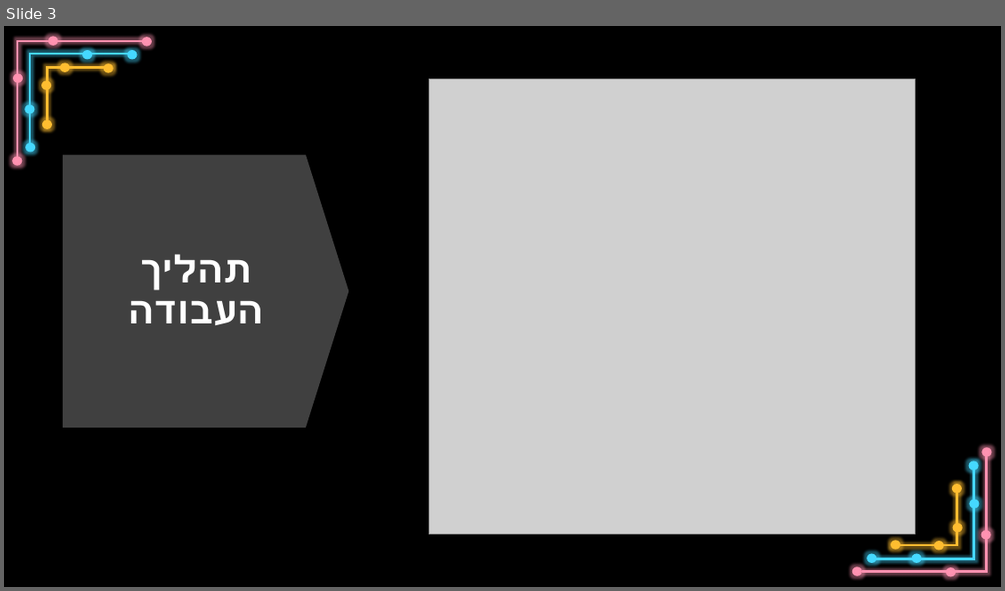
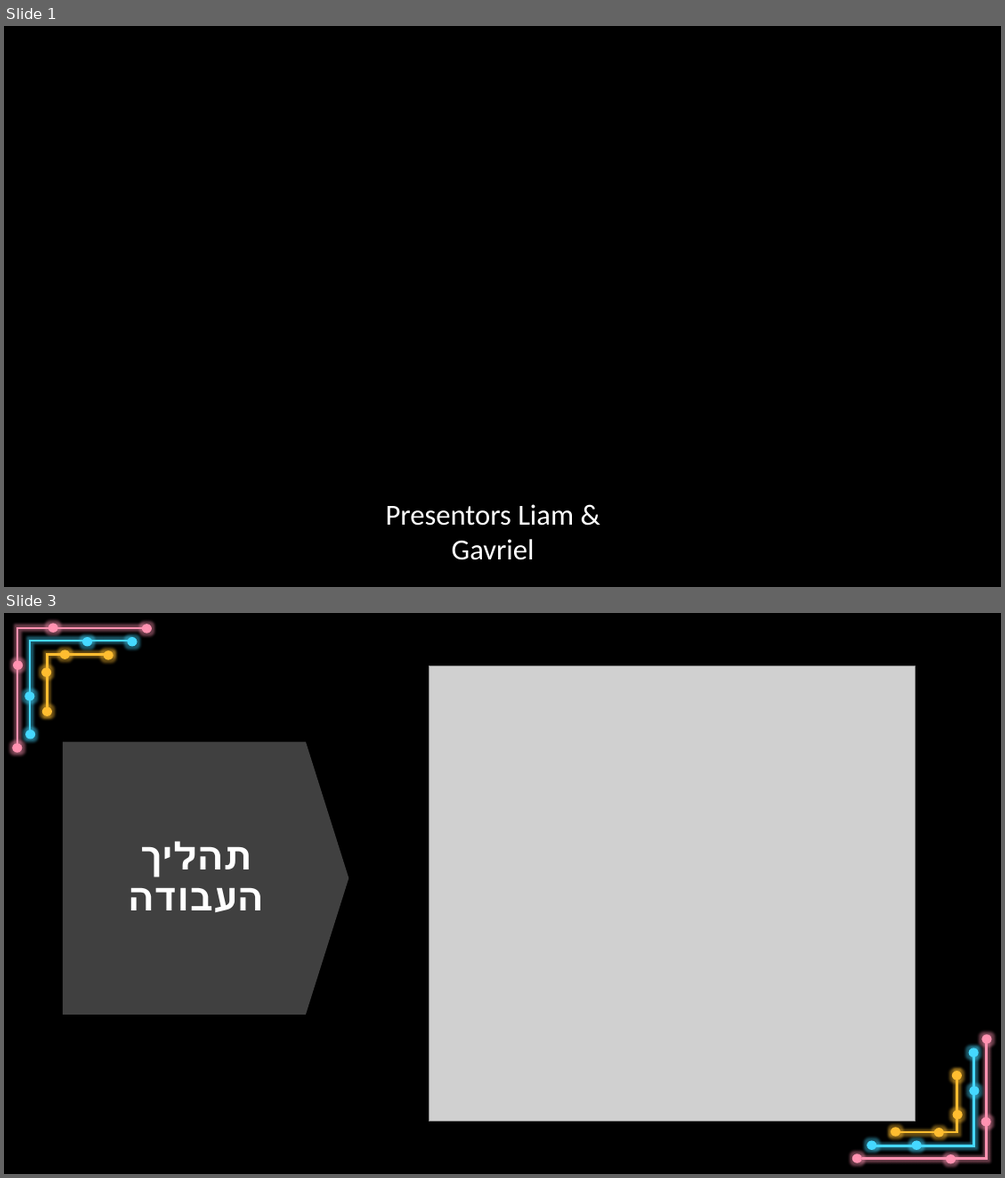
Before and after one commit to LiamForReal/orbit, a slide deck: seconed_iteration.pptx. Shown one above the other, each under a label of ours: slide 3 before the commit, slides 1 and 3 after it; the slides between them are not shown. The pictures are 1005x591 and 1005x1178 pixels, drawn with LibreOffice and Linux fonts; fonts in the diff are those of the drawing; grey boxes stand for pictures; background and template pictures are left out. Boxes give left, top, right and bottom in pixels: in the first picture for what was removed or moved away, otherwise in the second. Text is boxed around its words. In the diff, an @@ line names an element or a change of style, - is before the commit and + after.

```diff
--- a/seconed_iteration.pptx
+++ b/seconed_iteration.pptx
@@ slide 1 added at [4, 26, 1001, 587], background picture (left out) @@
@@ rectangle added at [4, 26, 1001, 587], fill #000000 @@
@@ text added at [386, 504, 574, 560], 28 pt, text #FFFFFF @@
+Presentors Liam & Gavriel
```
Also in this commit, not shown: 1 slide removed, 4 other files.
